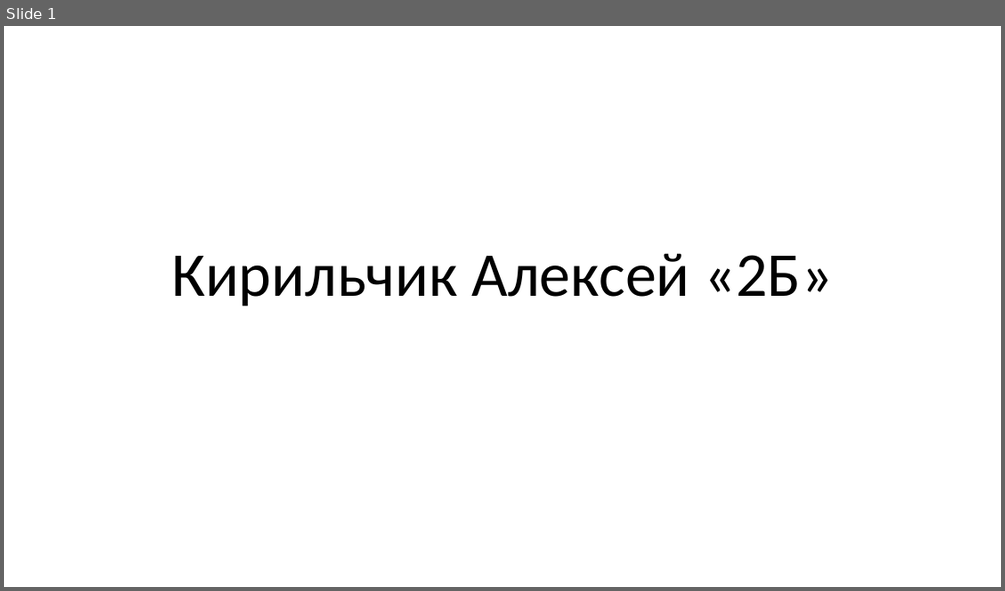
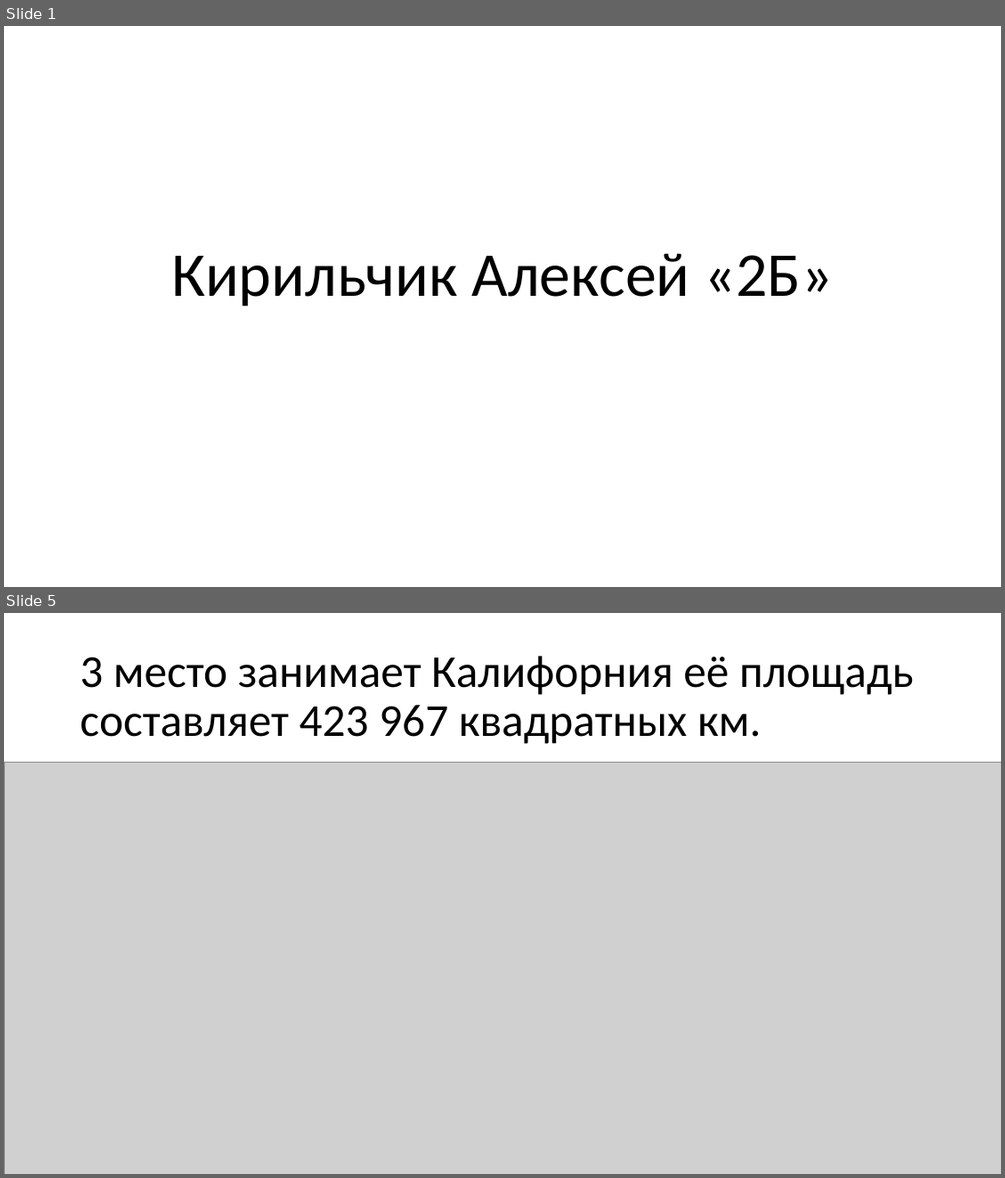
Before and after one commit to kosmonaffft/public-specs, a slide deck: src/main/resources/кирильчик алексей 2б.pptx. Shown one above the other, each under a label of ours: slide 1 before the commit, slides 1 and 5 after it; the slides between them are not shown. The pictures are 1005x591 and 1005x1178 pixels, drawn with LibreOffice and Linux fonts; fonts in the diff are those of the drawing; grey boxes stand for pictures. Boxes give left, top, right and bottom in pixels: in the first picture for what was removed or moved away, otherwise in the second. Text is boxed around its words. In the diff, an @@ line names an element or a change of style, - is before the commit and + after.

```diff
--- a/src/main/resources/кирильчик алексей 2б.pptx
+++ b/src/main/resources/кирильчик алексей 2б.pptx
@@ slide 5 added at [4,613,1001,1174], background #FFFFFF @@
@@ title added at [80,656,914,744], 44 pt, text #000000 @@
+3 место занимает Калифорния её площадь составляет 423 967 квадратных км.
@@ picture added at [4,763,1001,1174] @@
```
Also in this commit, not shown: 1 slide changed, 3 other slides added, 3 slides removed.
